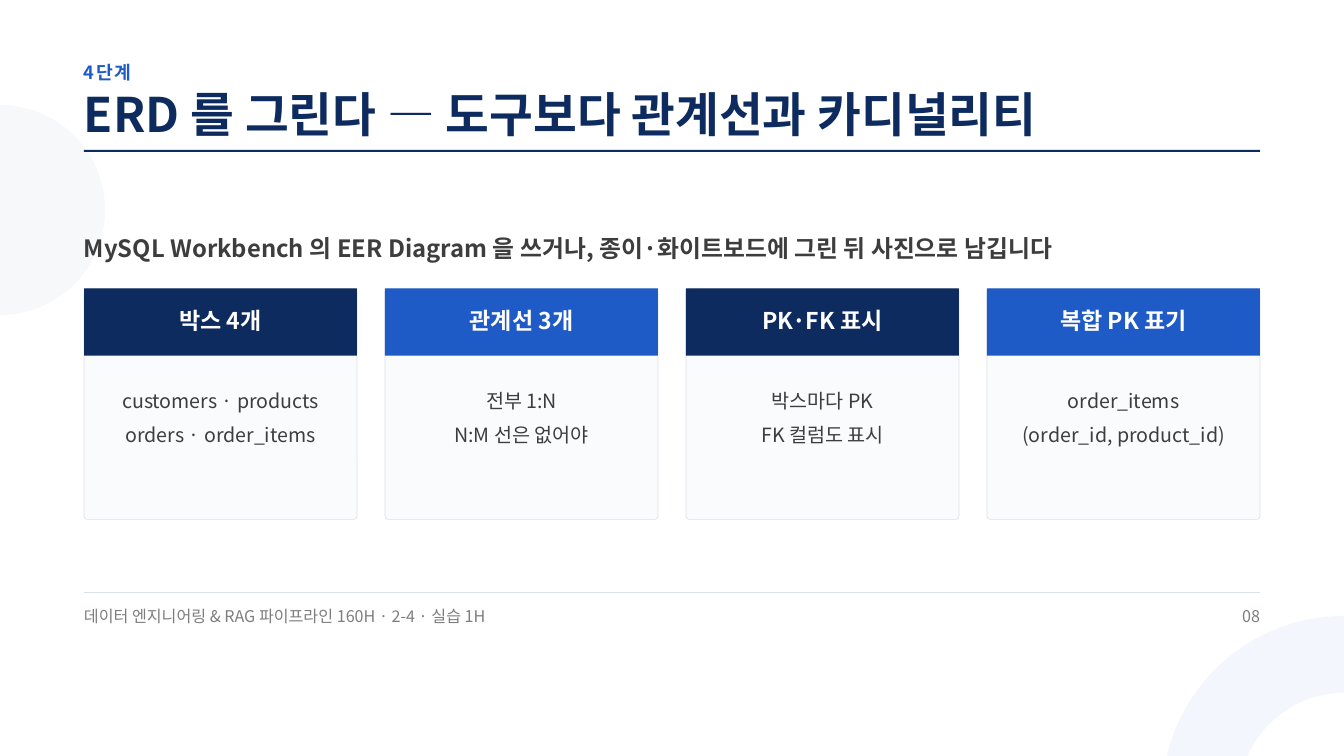
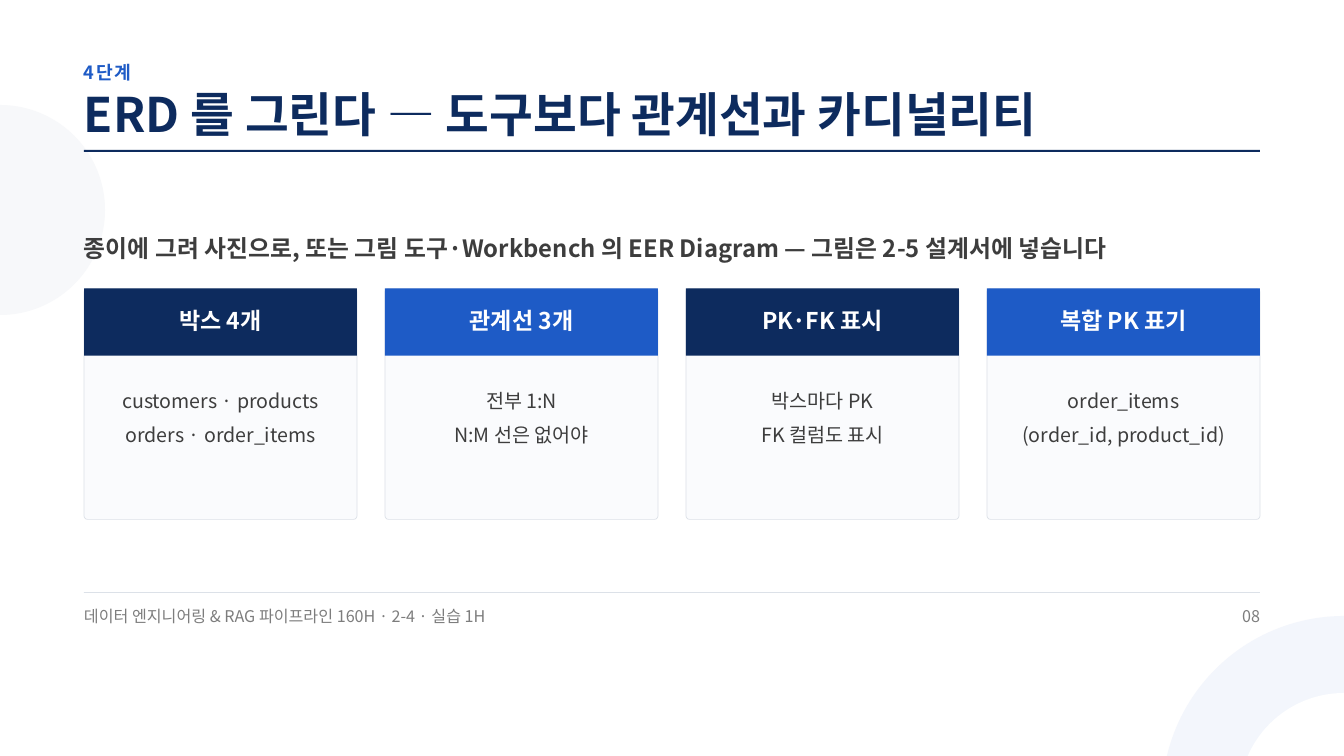
Before and after one commit to aebonlee/materials, a slide deck: slide 8 of data-eng/decks/w2d4s2.pptx. Drawn at 1344x756 pixels with LibreOffice and Linux fonts; fonts in the diff are those of the drawing. Boxes give left, top, right and bottom in pixels: in the first picture for what was removed or moved away, otherwise in the second. Text is boxed around its words. In the diff, an @@ line names an element or a change of style, - is before the commit and + after.

```diff
--- a/data-eng/decks/w2d4s2.pptx
+++ b/data-eng/decks/w2d4s2.pptx
@@ text at <box>84,237,1107,263</box>: text changed @@
-MySQL Workbench 의 EER Diagram 을 쓰거나, 종이·화이트보드에 그린 뒤 사진으로 남깁니다
+종이에 그려 사진으로, 또는 그림 도구·Workbench 의 EER Diagram — 그림은 2-5 설계서에 넣습니다
```
Also in this commit, not shown: 4 other slides changed, 11 other files.
